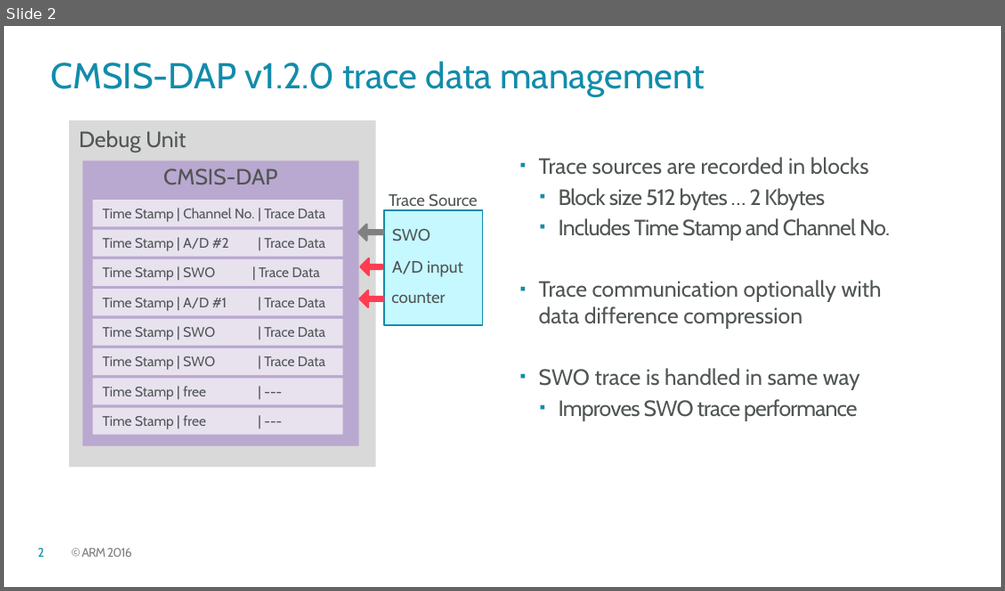
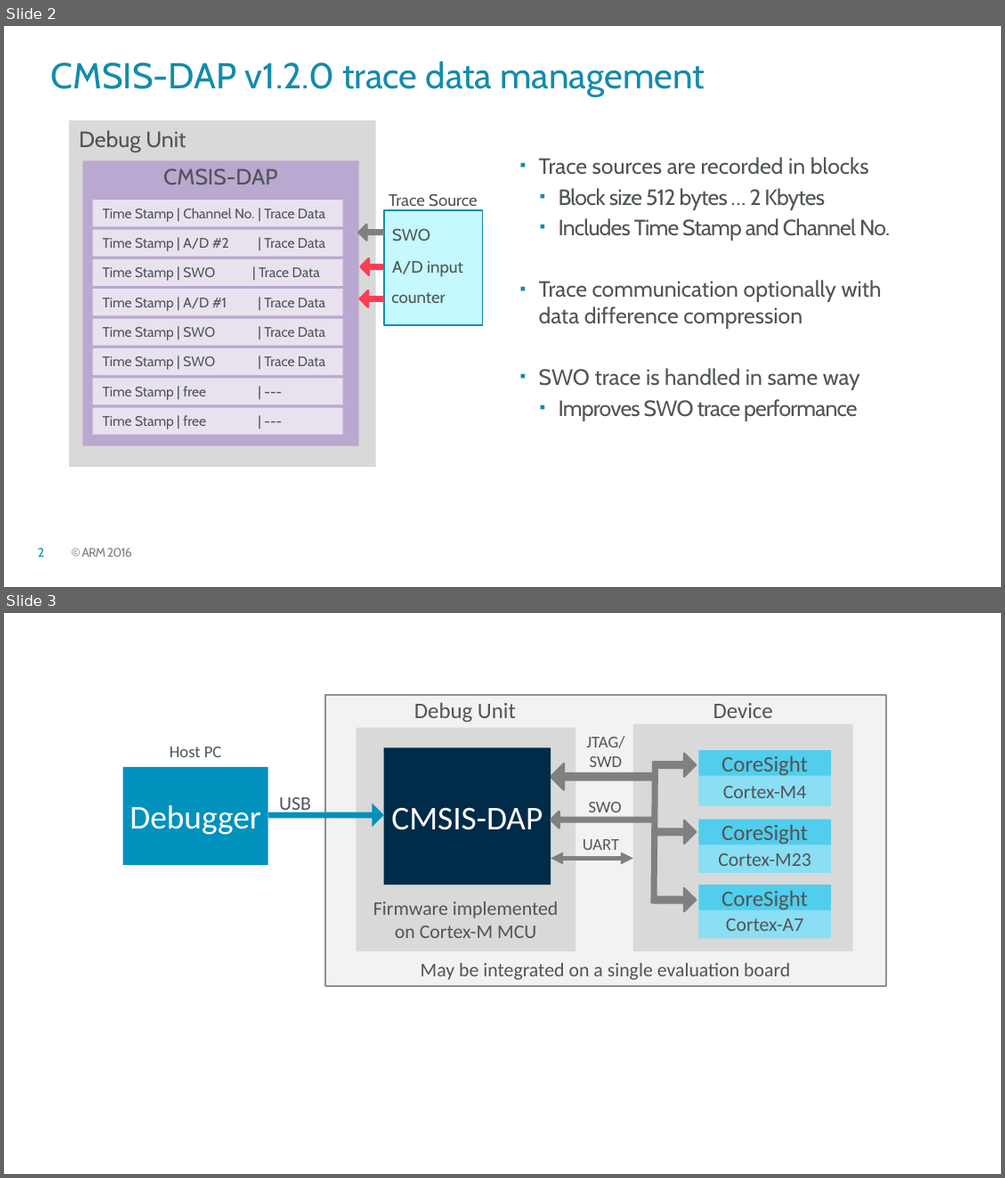
Before and after one commit to JonatanAntoni/CMSIS-DAP, a slide deck: doxygen/CMSIS_DAP2.pptx. Shown one above the other, each under a label of ours: slide 2 before the commit, slides 2 and 3 after it. The pictures are 1005x591 and 1005x1178 pixels, drawn with LibreOffice and Linux fonts; fonts in the diff are those of the drawing; background and template pictures are left out. Boxes give left, top, right and bottom in pixels: in the first picture for what was removed or moved away, otherwise in the second. Text is boxed around its words. In the diff, an @@ line names an element or a change of style, - is before the commit and + after.

Commit message:
CMSIS-DAP: Update documentation (UART communication)

```diff
--- a/doxygen/CMSIS_DAP2.pptx
+++ b/doxygen/CMSIS_DAP2.pptx
@@ slide 3 added at (x1=4, y1=613, x2=1001, y2=1174), background #FFFFFF @@
@@ rectangle added at (x1=325, y1=695, x2=886, y2=986), fill #F2F2F2, outline #8B9292 1.5 pt @@
@@ text added at (x1=414, y1=702, x2=516, y2=722), 16 pt, text #505555 @@
+Debug Unit
@@ text added at (x1=713, y1=703, x2=773, y2=718), 16 pt, text #505555 @@
+Device
@@ rectangle added at (x1=356, y1=728, x2=575, y2=951), fill #D9D9D9, 14 pt, text #505555 @@
+Firmware implemented
+on Cortex-M MCU
@@ text added at (x1=586, y1=736, x2=624, y2=767), 12 pt, text #505555 @@
+JTAG/
+SWD
@@ rectangle added at (x1=633, y1=724, x2=852, y2=952), fill #D9D9D9 @@
@@ rectangle added at (x1=122, y1=766, x2=268, y2=864), fill #0091BD, 24 pt, text #FFFFFF @@
+Debugger
@@ text added at (x1=170, y1=747, x2=222, y2=757), 12 pt, text #505555 @@
+Host PC
@@ rectangle added at (x1=384, y1=747, x2=550, y2=884), fill #002B49, 24 pt, text #FFFFFF @@
+CMSIS-DAP
@@ down arrow added at (x1=550, y1=764, x2=655, y2=790), fill #808080, outline #808080 1.5 pt @@
@@ down arrow added at (x1=654, y1=753, x2=696, y2=776), fill #808080, outline #808080 1.5 pt @@
@@ line added from (655, 762) to (654, 903), #808080 4.5 pt @@
@@ rectangle added at (x1=699, y1=751, x2=832, y2=777), fill #51CDED, 16 pt, text #505555 @@
+CoreSight
@@ text added at (x1=279, y1=797, x2=311, y2=816), 14 pt, text #505555 @@
+USB
@@ rectangle added at (x1=699, y1=776, x2=832, y2=806), fill #8BDEF3, 14 pt, text #505555 @@
+Cortex-M4
@@ down arrow added at (x1=268, y1=803, x2=384, y2=827), fill #0091BD @@
@@ down arrow added at (x1=550, y1=811, x2=653, y2=828), fill #808080, outline #808080 1.5 pt @@
@@ text added at (x1=589, y1=802, x2=622, y2=818), 12 pt, text #505555 @@
+SWO
@@ down arrow added at (x1=654, y1=819, x2=696, y2=843), fill #808080, outline #808080 1.5 pt @@
@@ rectangle added at (x1=699, y1=819, x2=832, y2=845), fill #51CDED, 16 pt, text #505555 @@
+CoreSight
@@ text added at (x1=582, y1=839, x2=619, y2=850), 12 pt, text #595959 @@
+UART
@@ rectangle added at (x1=699, y1=844, x2=832, y2=873), fill #8BDEF3, 14 pt, text #505555 @@
+Cortex-M23
@@ double arrow added from (550, 859) to (633, 859), #808080 3 pt @@
@@ down arrow added at (x1=654, y1=888, x2=696, y2=910), fill #808080, outline #808080 1.5 pt @@
@@ rectangle added at (x1=699, y1=884, x2=832, y2=910), fill #51CDED, 16 pt, text #505555 @@
+CoreSight
@@ rectangle added at (x1=699, y1=909, x2=832, y2=938), fill #8BDEF3, 14 pt, text #505555 @@
+Cortex-A7
@@ text added at (x1=421, y1=963, x2=790, y2=980), 14 pt, text #505555 @@
+May be integrated on a single evaluation board
```
Also in this commit, not shown: 2 other slides added, 8 other files.
